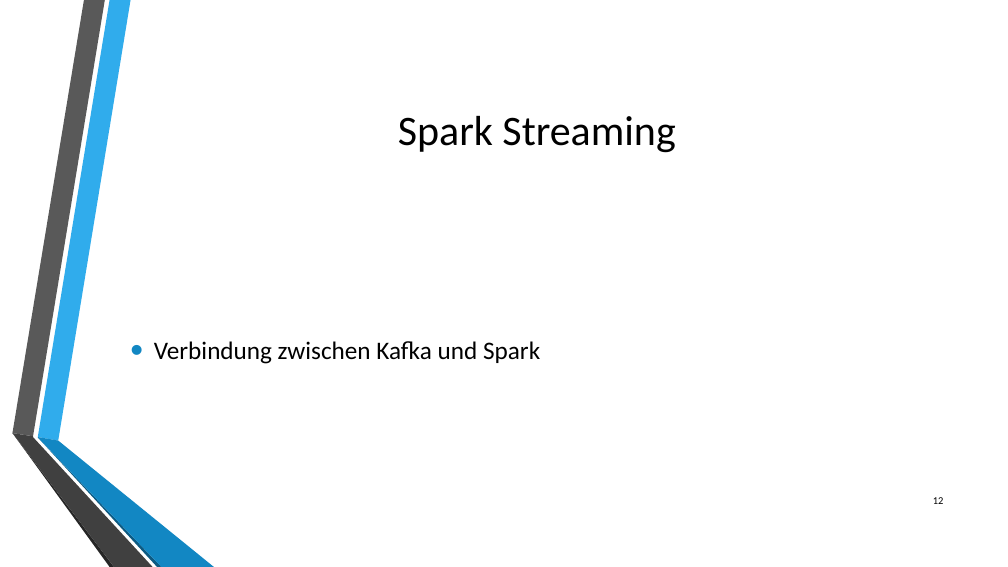
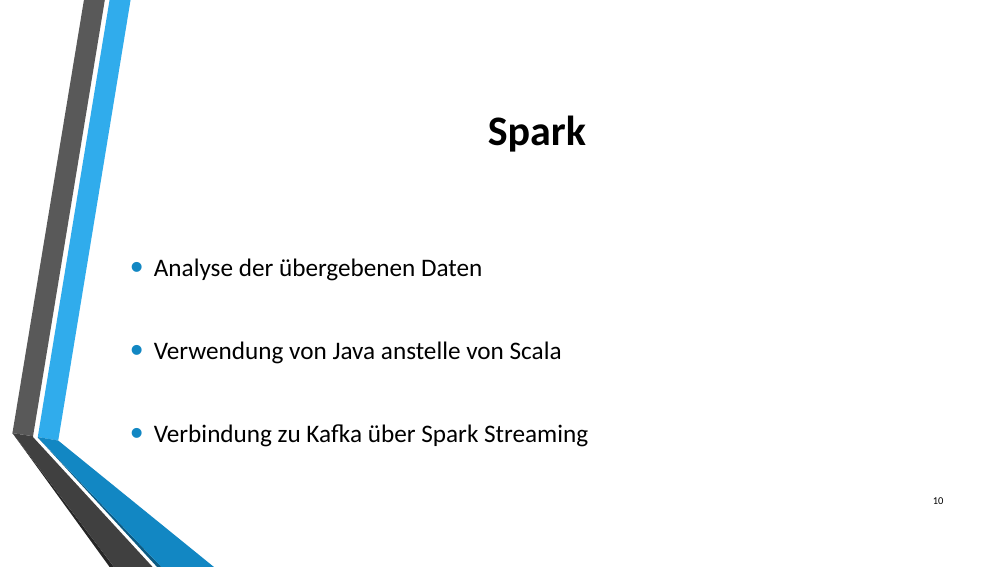
Before and after one commit to philipwagner1994/ProjectDHBW, a slide deck: slide 10 of Documentation/Projektpräsentationabschluss.pptx (slide 12 before the commit). Drawn at 1008x567 pixels with LibreOffice and Linux fonts; fonts in the diff are those of the drawing; background and template pictures are left out. Boxes give left, top, right and bottom in pixels: in the first picture for what was removed or moved away, otherwise in the second. Text is boxed around its words. In the diff, an @@ line names an element or a change of style, - is before the commit and + after.

```diff
--- a/Documentation/Projektpräsentationabschluss.pptx
+++ b/Documentation/Projektpräsentationabschluss.pptx
@@ title at (x1=488, y1=115, x2=586, y2=152): text changed; bold on @@
-Spark Streaming
+Spark
@@ text at (x1=154, y1=258, x2=588, y2=447): text changed @@
-• Verbindung zwischen Kafka und Spark
+• Analyse der übergebenen Daten
+• Verwendung von Java anstelle von Scala
+• Verbindung zu Kafka über Spark Streaming
@@ page number at (x1=933, y1=497, x2=944, y2=504): text changed @@
-12
+10
```
Also in this commit, not shown: 9 other slides changed, 1 slide added, 2 slides removed.
